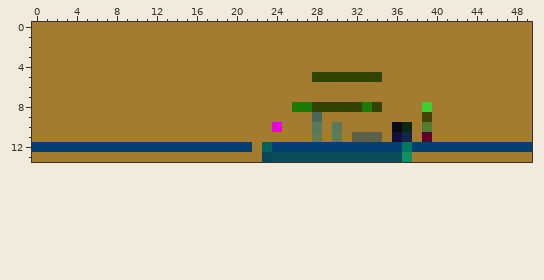
Two states of a pixel-art sprite, resources/levels/2.png. Above is the file before it was changed.
The file is 50x14 pixels. Colours within 5 levels of each other are drawn and written as one.
And afterwards:
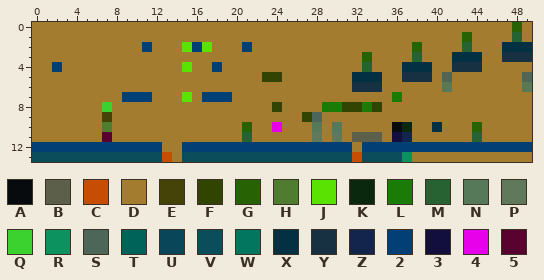
Palette (. is transparent): A #080b0d  B #5c5f49  C #c64d03  D #a47c2f  E #454307  F #314401  G #276305  H #4f7c2f  J #5ae302  K #09280d  L #1a7c06  M #276332  N #56795a  P #5f795a  Q #3bd12f  R #0c925f  S #4c675a  T #00635a  U #0a465a  V #0b4d5a  W #02765f  X #033143  Y #173143  Z #13244d  2 #013f74  3 #120f3f  4 #e601ea  5 #59022f
Changes in this commit:
The author changed colour D to colour 2 in row 2 at x 11, 16 and 21; in row 4 at x 2 and 18; in row 7 at x 9 to 11 and 17 to 19; in row 12 at x 22.
The author changed colour T to colour 2 in row 12 at x 23.
The author changed colour W to colour 2 in row 12 at x 37.
The author changed colour D to colour 5 in row 11 at x 7.
The author changed colour D to colour C in row 13 at x 13.
The author changed colour V to colour C in row 13 at x 32.
The author changed colour 2 to colour D in row 12 at x 13 to 14 and 32.
The author changed colour 5 to colour D in row 11 at x 39.
The author changed colour E to colour D in row 9 at x 39.
The author changed colour F to colour D in row 5 at x 28 to 31; in row 8 at x 28.
The author changed colour H to colour D in row 10 at x 39.
The author changed colour L to colour D in row 8 at x 26 to 27.
The author changed colour Q to colour D in row 8 at x 39.
The author changed colour D to colour E in row 9 at x 7.
The author changed colour D to colour F in row 5 at x 23 to 24; in row 8 at x 24; in row 9 at x 27.
The author changed colour D to colour G in row 0 at x 48; in row 1 at x 43; in row 2 at x 38; in row 3 at x 33; in row 10 at x 21 and 44.
The author changed colour D to colour H in row 10 at x 7.
The author changed colour D to colour J in row 2 at x 15 and 17; in row 4 at x 15; in row 7 at x 15.
The author changed colour D to colour L in row 7 at x 36.
The author changed colour F to colour L in row 8 at x 29 to 30.
The author changed colour D to colour M in row 1 at x 48; in row 2 at x 43; in row 3 at x 38; in row 4 at x 33; in row 11 at x 21 and 44.
The author changed colour D to colour N in row 6 at x 41 and 49.
The author changed colour D to colour Q in row 8 at x 7.
The author changed colour D to colour S in row 5 at x 41 and 49.
The author changed colour D to colour V in row 13 at x 0 to 12 and 15 to 22.
The author changed colour U to colour V in row 13 at x 23.
The author changed colour D to colour X in row 2 at x 47 to 49; in row 3 at x 42 to 44; in row 4 at x 37 to 39; in row 10 at x 40.
The author changed colour F to colour X in row 5 at x 32 to 34.
The author changed colour D to colour Y in row 3 at x 47 to 49; in row 4 at x 42 to 44; in row 5 at x 37 to 39; in row 6 at x 32 to 34.
Boxes around the changes in both pictures, in picture pixels (x1, y1, x2, y2):
changed: (32, 22, 532, 162)
